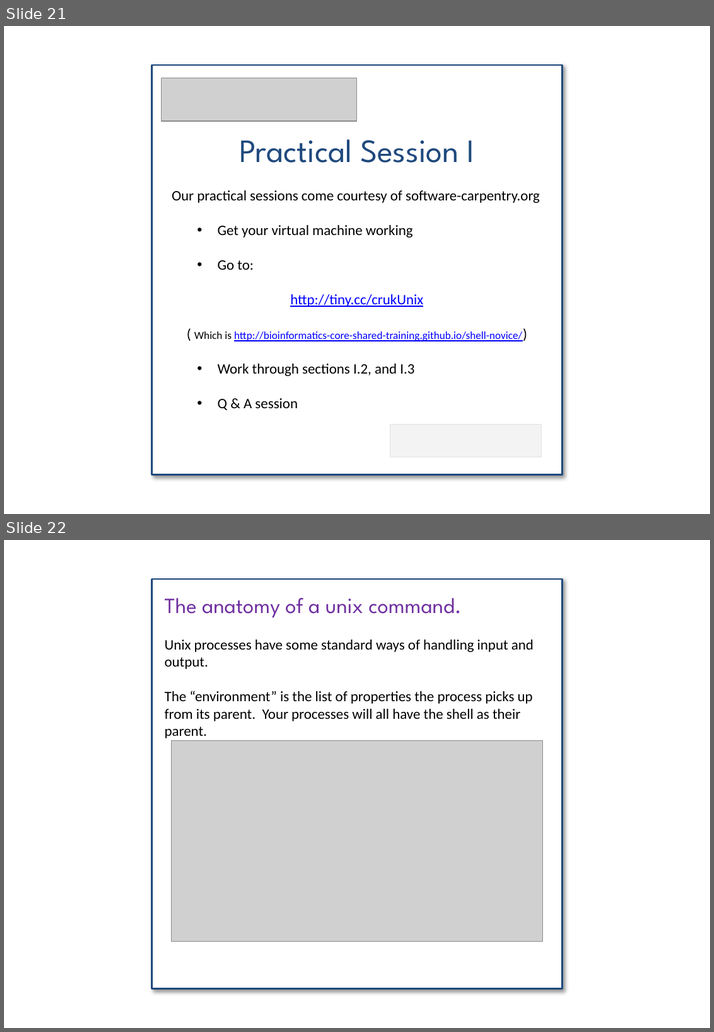
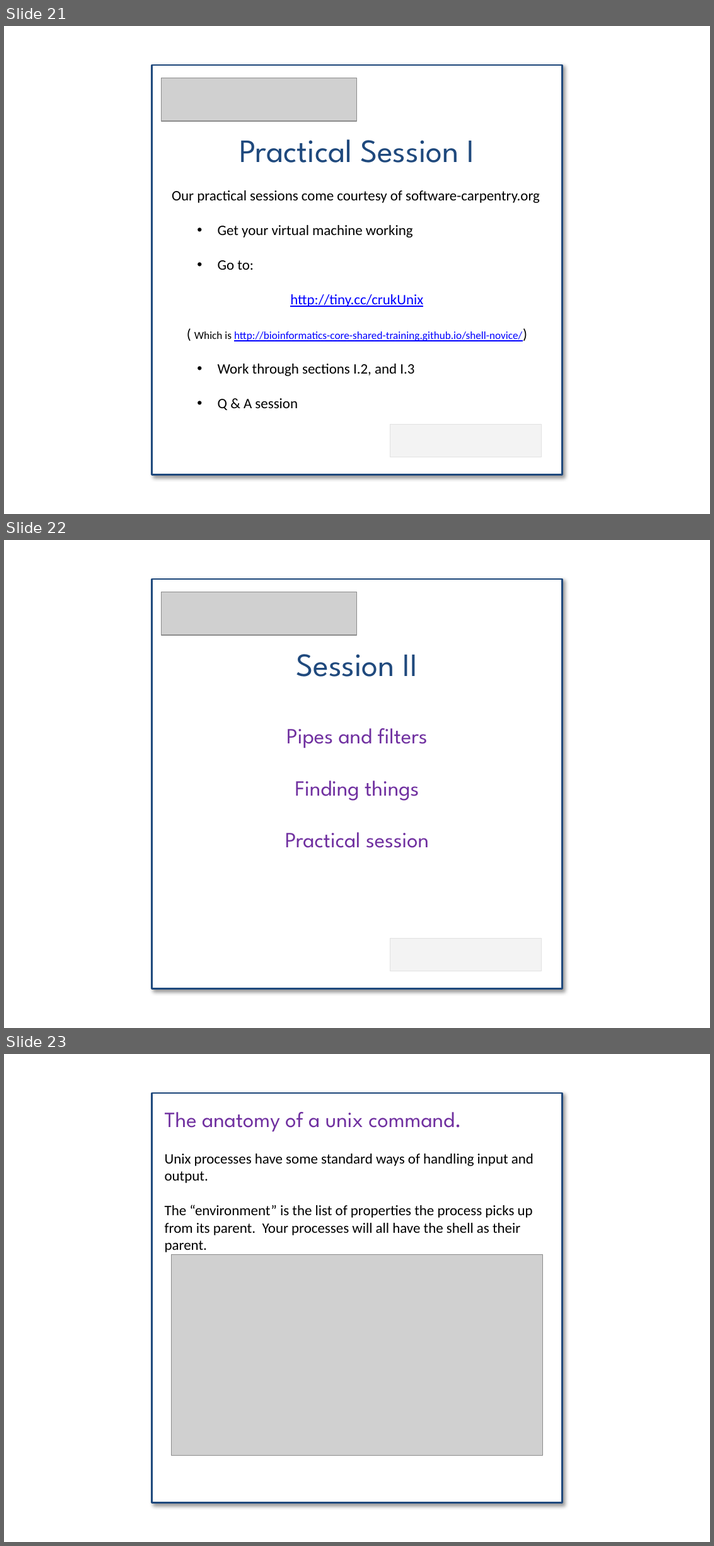
Before and after one commit to bioinformatics-core-shared-training/shell-novice, a slide deck: slides.pptx. Shown one above the other, each under a label of ours: slides 21 and 22 before the commit, slides 21, 22 and 23 after it. The pictures are 714x1032 and 714x1546 pixels, drawn with LibreOffice and Linux fonts; fonts in the diff are those of the drawing; grey boxes stand for pictures. Boxes give left, top, right and bottom in pixels: in the first picture for what was removed or moved away, otherwise in the second. Text is boxed around its words. In the diff, an @@ line names an element or a change of style, - is before the commit and + after.

Commit message:
missing section on latest slides added back

```diff
--- a/slides.pptx
+++ b/slides.pptx
@@ slide 22 added at [4, 540, 710, 1028], background #FFFFFF @@
@@ group added at [152, 579, 562, 990]: 2 rectangles, 2 pictures @@
+Session II
+Pipes and filters
+Finding things
+Practical session
+etc
@@ what was slide 22 is now slide 23 @@
```
Also in this commit, not shown: 1 other file.
